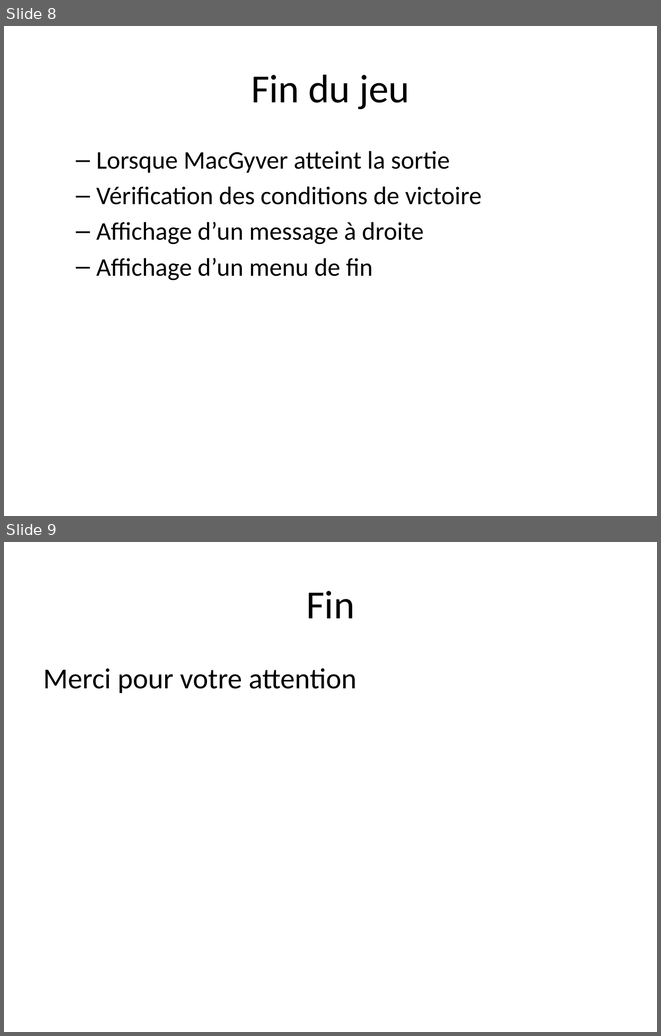
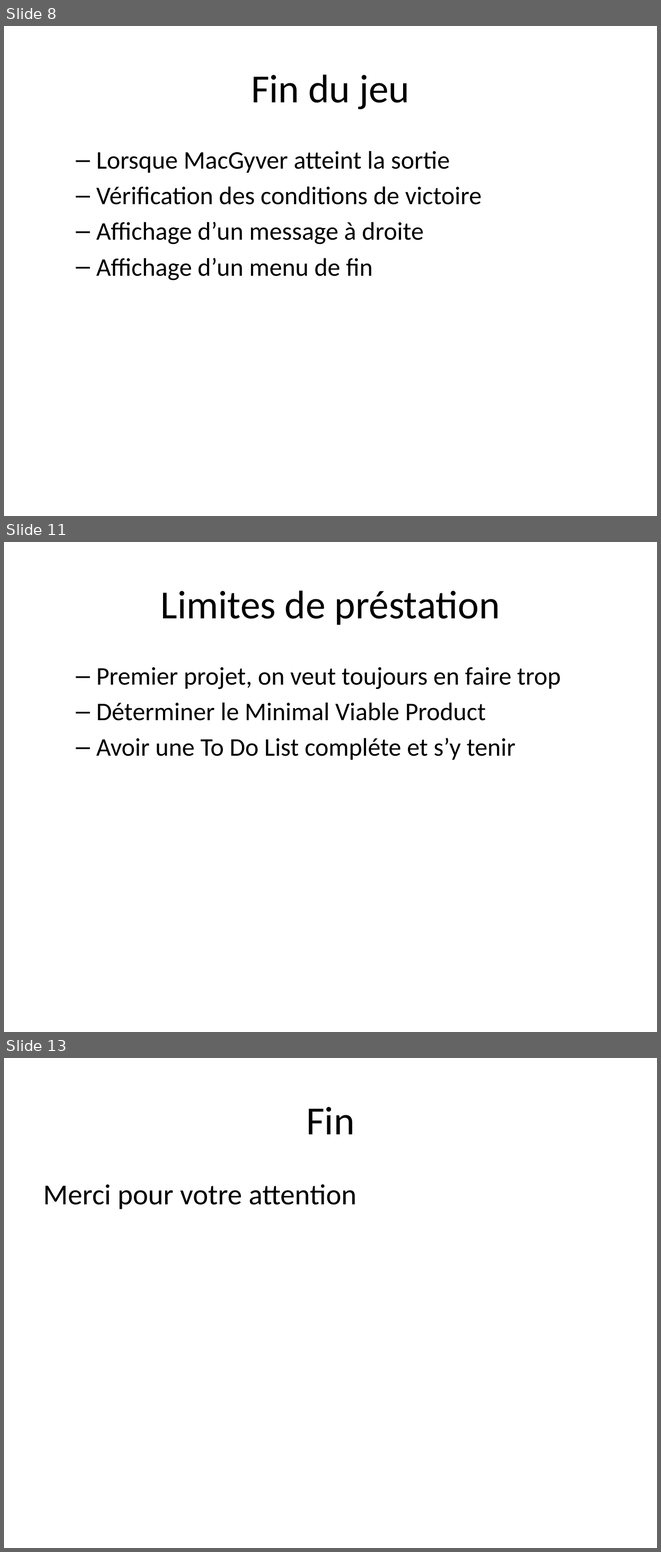
Before and after one commit to GuillaumeOj/HelpMacGyver, a slide deck: Report/Presentation.pptx. Shown one above the other, each under a label of ours: slides 8 and 9 before the commit, slides 8, 11 and 13 after it; the slides between them are not shown. The pictures are 661x1036 and 661x1552 pixels, drawn with LibreOffice and Linux fonts; fonts in the diff are those of the drawing. Boxes give left, top, right and bottom in pixels: in the first picture for what was removed or moved away, otherwise in the second. Text is boxed around its words. In the diff, an @@ line names an element or a change of style, - is before the commit and + after.

```diff
--- a/Report/Presentation.pptx
+++ b/Report/Presentation.pptx
@@ slide 11 added at (4, 542, 657, 1032), background #FFFFFF @@
@@ title added at (160, 590, 500, 625), 44 pt, text #000000 @@
+Limites de préstation
@@ text added at (96, 667, 560, 760), 28 pt, text #000000 @@
+  – Premier projet, on veut toujours en faire trop
+  – Déterminer le Minimal Viable Product
+  – Avoir une To Do List compléte et s’y tenir
@@ what was slide 9 is now slide 13 @@
```
Also in this commit, not shown: 3 other slides added.
